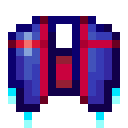
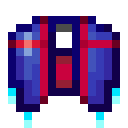
Two versions of the same layered image (128x128). Layer-by-layer changes:
showed "Layer 1" over [56, 24, 72, 32]
